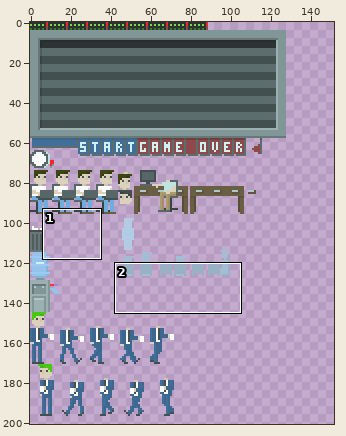
Two states of a sprite sheet, images/typer_objects.png. The picture above shows the old version from afar; the outline marks the close-up.
Close-up. Before the edit:
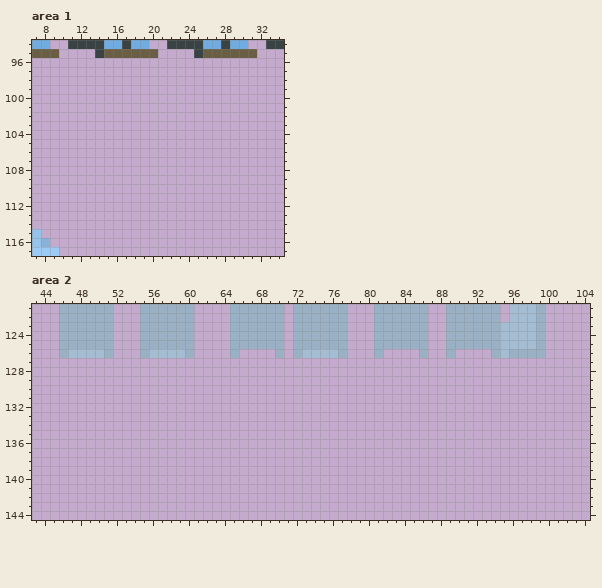
The file is 1520x2330 pixels, drawn in blocks of 10x10; one block is one cell here. Colours within 5 levels of each other are drawn and written as one. Shown: area 1: x 7..34, y 94..117; area 2: x 43..104, y 121..144. The wide view leaves out empty margins. The commit also changed other parts of the picture, which this record leaves out.
The same view after the edit:
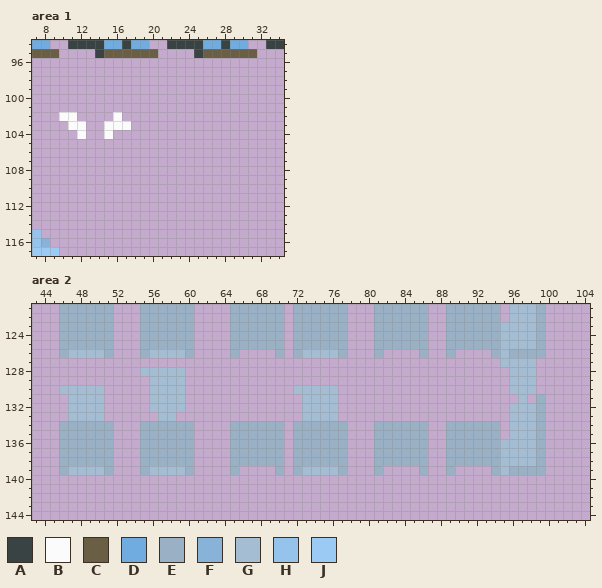
Palette (. is transparent): A #394343  B #fbfbfb  C #6a5f44  D #71ace0  E #99b0c5  F #88b2d7  G #a4bdd3  H #95c3eb  J #9bcaf4
The exact change:
--- area 1
@@ x 8..19 @@
 101 ............
-102 ............
-103 ............
-104 ............
+102 ..BB....B...
+103 ...BB..BBB..
+104 ....B..B....
 105 ............
--- area 2
@@ x 43..104 @@
 126 ...EGGGGE...EGGGGE....E....E.EGGGGE...E....E..E....EGEEEE.....
-127 ..............................................................
-128 ..............................................................
-129 ..............................................................
-130 ..............................................................
-131 ..............................................................
-132 ..............................................................
-133 ..............................................................
-134 ..............................................................
-135 ..............................................................
-136 ..............................................................
-137 ..............................................................
-138 ..............................................................
-139 ..............................................................
+127 ....................................................GGGG......
+128 ............GGGGG....................................GGG......
+129 .............GGGG....................................GGG......
+130 ...GGGGG.....GGGG............GGGGG...................GGG......
+131 ....GGGG.....GGGG.............GGGG....................G.E.....
+132 ....GGGG.....GGGG.............GGGG...................GGGE.....
+133 ....GGGG......GG..............GGGG...................GGGE.....
+134 ...EEEEEE...EEEEEE....EEEEEE.EEEEEE...EEEEEE..EEEEEE.GGGE.....
+135 ...EEEEEE...EEEEEE....EEEEEE.EEEEEE...EEEEEE..EEEEEE.GGGE.....
+136 ...EEEEEE...EEEEEE....EEEEEE.EEEEEE...EEEEEE..EEEEEEGGGGE.....
+137 ...EEEEEE...EEEEEE....EEEEEE.EEEEEE...EEEEEE..EEEEEEGGGGE.....
+138 ...EEEEEE...EEEEEE....EEEEEE.EEEEEE...EEEEEE..EEEEEEGGGGE.....
+139 ...EGGGGE...EGGGGE....E....E.EGGGGE...E....E..E....EGEEEE.....
 140 ..............................................................
Boxes around the changes in both close-ups, in picture pixels (x1, y1, x2, y2):
added: (59, 112, 131, 139)
added: (230, 358, 545, 475)
added: (140, 367, 194, 475)
added: (59, 385, 113, 475)
